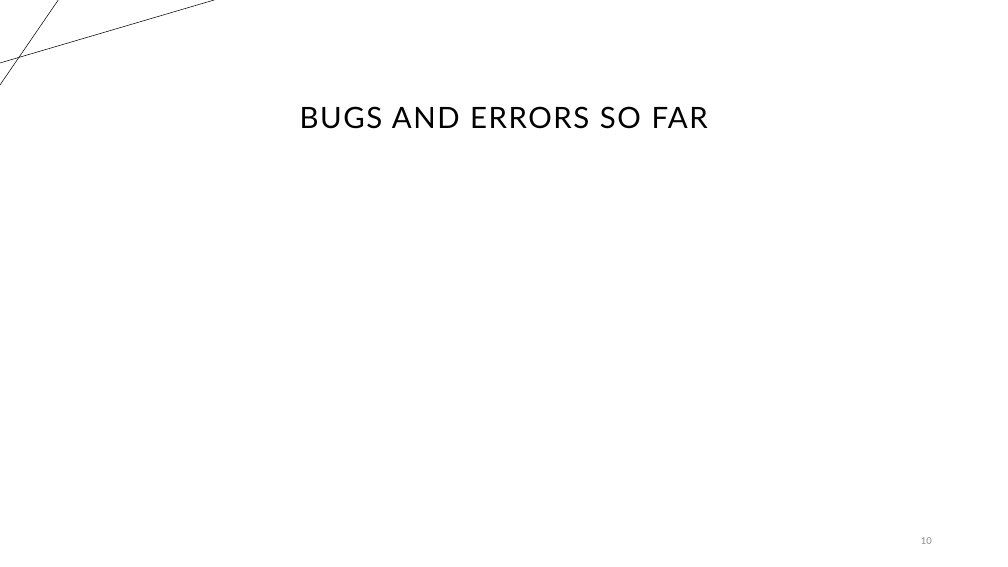
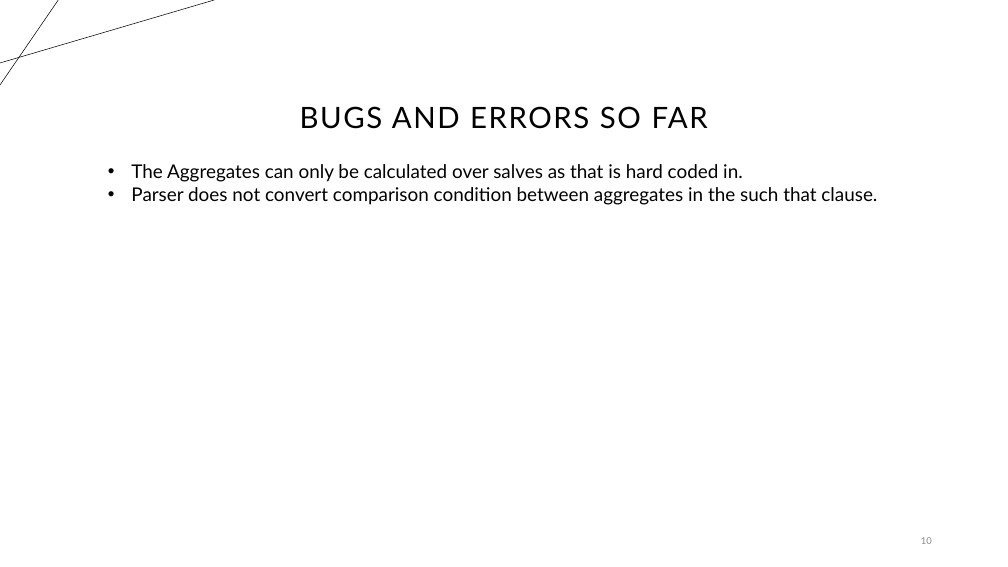
Before and after one commit to Dawnday91/CS_562_query_processing_engine, a slide deck: slide 10 of Team Amaan Presents.pptx. Drawn at 1008x567 pixels with LibreOffice and Linux fonts; fonts in the diff are those of the drawing. Boxes give left, top, right and bottom in pixels: in the first picture for what was removed or moved away, otherwise in the second. Text is boxed around its words. In the diff, an @@ line names an element or a change of style, - is before the commit and + after.

```diff
--- a/Team Amaan Presents.pptx
+++ b/Team Amaan Presents.pptx
@@ text added at box(131, 164, 877, 205), 18 pt, text #000000 @@
+• The Aggregates can only be calculated over salves as that is hard coded in.
+• Parser does not convert comparison condition between aggregates in the such that clause.
```
Also in this commit, not shown: 2 other slides changed, 1 other file.
